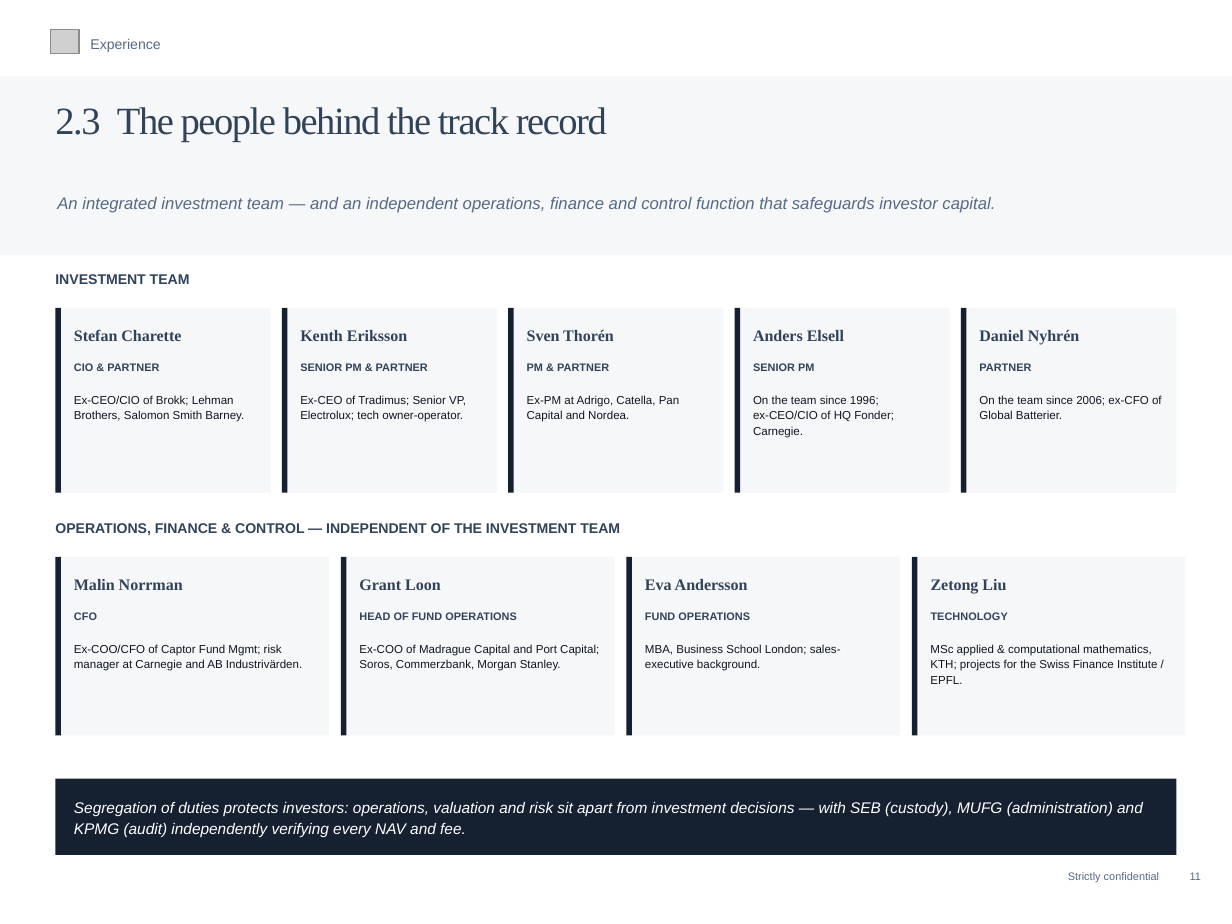
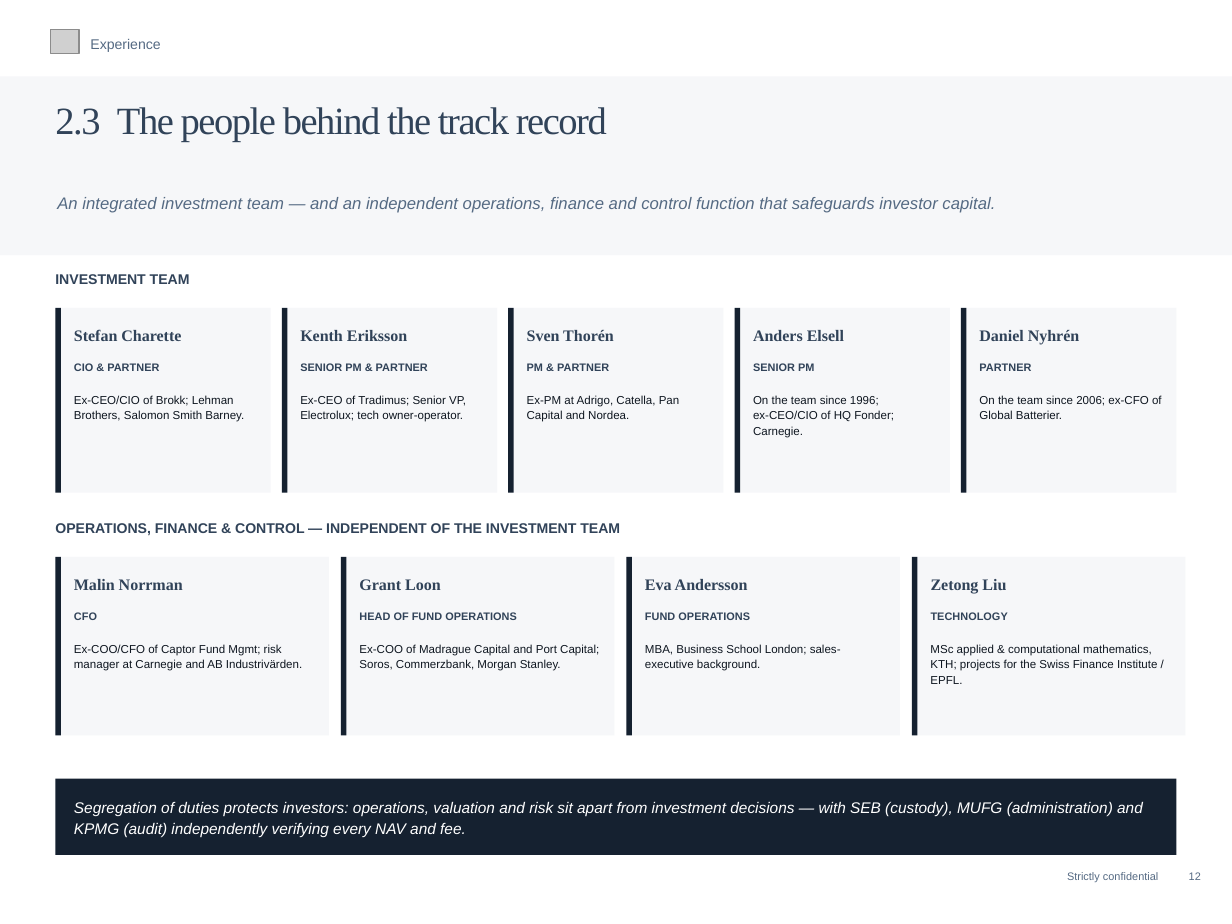
Before and after one commit to charette-lab/Claude, a slide deck: slide 15 of Athanase_Engaged_Ownership_Allocator_Deck.pptx (slide 14 before the commit). Drawn at 1232x924 pixels with LibreOffice and Linux fonts; fonts in the diff are those of the drawing; grey boxes stand for pictures. Boxes give left, top, right and bottom in pixels: in the first picture for what was removed or moved away, otherwise in the second. Text is boxed around its words. In the diff, an @@ line names an element or a change of style, - is before the commit and + after.

```diff
--- a/Athanase_Engaged_Ownership_Allocator_Deck.pptx
+++ b/Athanase_Engaged_Ownership_Allocator_Deck.pptx
@@ text at [1067, 872, 1201, 882]: text changed @@
-Strictly confidential 11
+Strictly confidential 12
```
Also in this commit, not shown: 33 other slides changed, 6 slides added, 1 other file.
